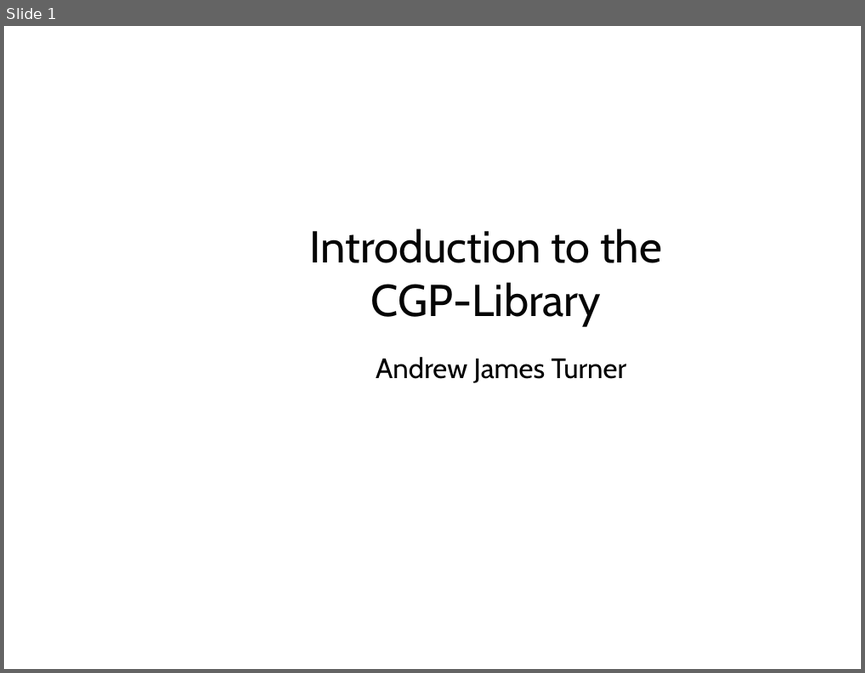
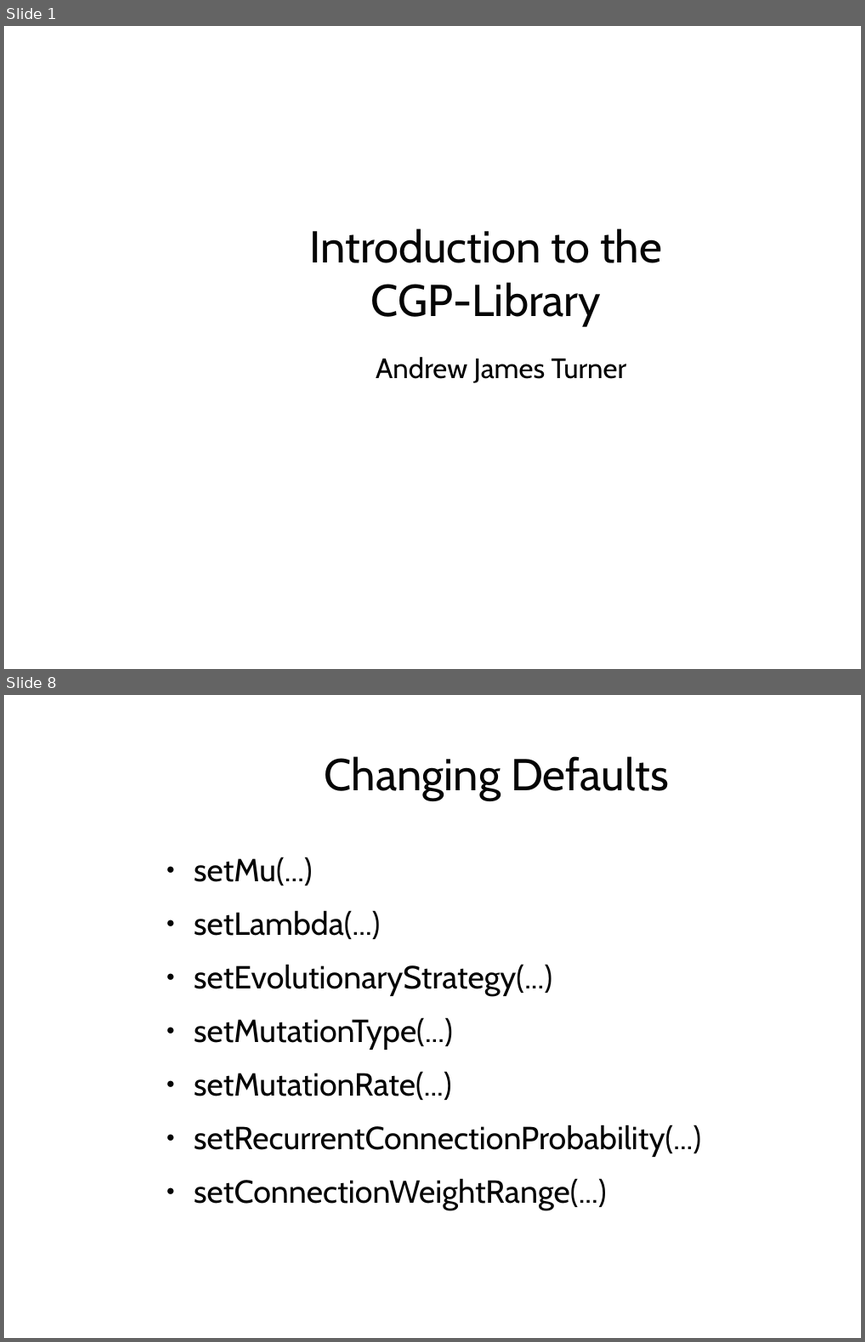
Before and after one commit to AndrewJamesTurner/CGP-Library, a slide deck: presentation/introduction.odp. Shown one above the other, each under a label of ours: slide 1 before the commit, slides 1 and 8 after it; the slides between them are not shown. The pictures are 865x673 and 865x1342 pixels, drawn with LibreOffice and Linux fonts; fonts in the diff are those of the drawing; background and template pictures are left out. Boxes give left, top, right and bottom in pixels: in the first picture for what was removed or moved away, otherwise in the second. Text is boxed around its words. In the diff, an @@ line names an element or a change of style, - is before the commit and + after.

```diff
--- a/presentation/introduction.odp
+++ b/presentation/introduction.odp
@@ slide 8 added at (4, 695, 861, 1338), background picture (left out) @@
@@ title added at (324, 756, 669, 800), 41.3 pt, text #050505 @@
+Changing Defaults
@@ text added at (194, 857, 701, 1210), 29.6 pt, text #050505 @@
+● setMu(...)
+● setLambda(...)
+● setEvolutionaryStrategy(...)
+● setMutationType(...)
+● setMutationRate(...)
+● setRecurrentConnectionProbability(...)
+● setConnectionWeightRange(...)
```
Also in this commit, not shown: 6 slides changed, 11 other slides added, 14 other files.
